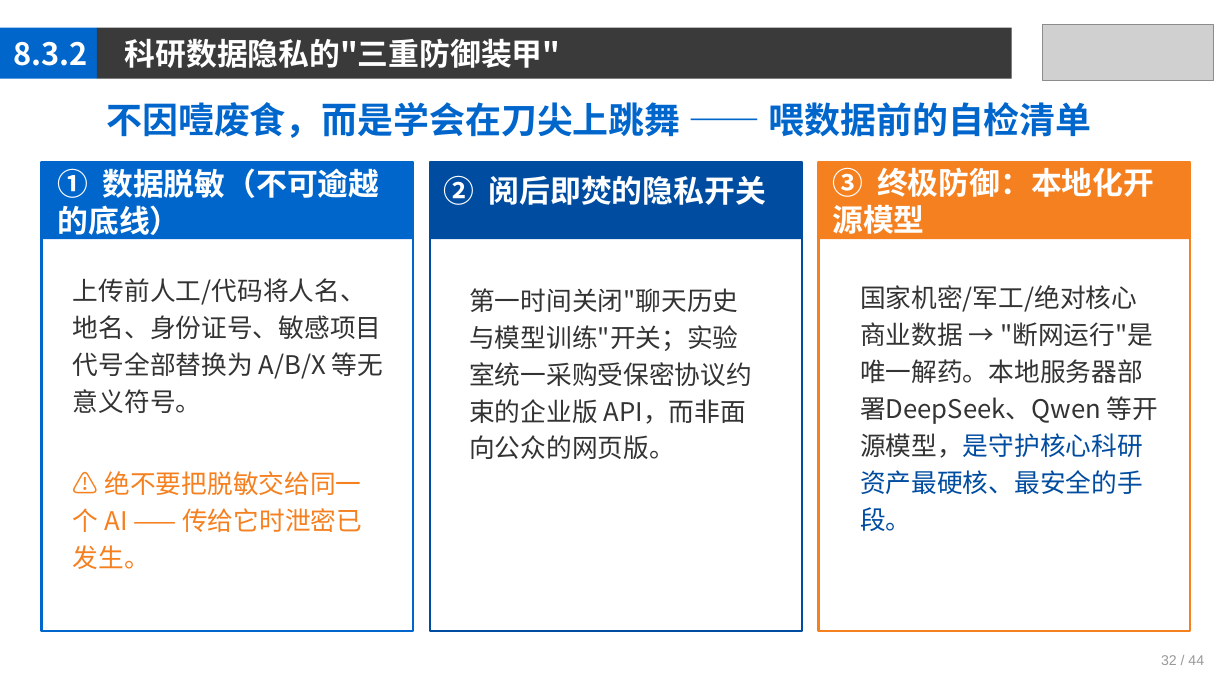
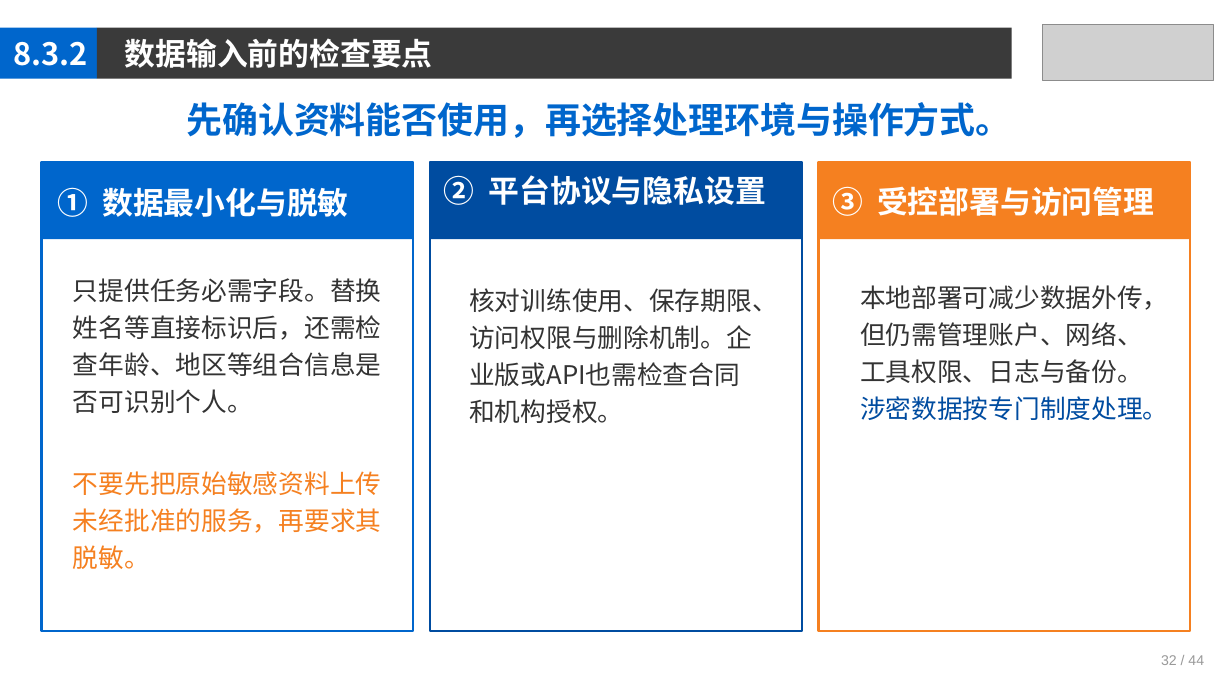
Before and after one commit to jpqiang/AIGC, a slide deck: slide 32 of 课件/第8章.pptx. Drawn at 1232x693 pixels with LibreOffice and Linux fonts; fonts in the diff are those of the drawing; grey boxes stand for pictures. Boxes give left, top, right and bottom in pixels: in the first picture for what was removed or moved away, otherwise in the second. Text is boxed around its words. In the diff, an @@ line names an element or a change of style, - is before the commit and + after.

```diff
--- a/课件/第8章.pptx
+++ b/课件/第8章.pptx
@@ text at (125,38,433,68): text changed @@
-科研数据隐私的"三重防御装甲"
+数据输入前的检查要点
@@ text at (186,102,1011,138): text changed @@
-不因噎废食，而是学会在刀尖上跳舞 —— 喂数据前的自检清单
+先确认资料能否使用，再选择处理环境与操作方式。
@@ text at (444,175,766,205): text changed @@
-② 阅后即焚的隐私开关
+② 平台协议与隐私设置
@@ text at (57,187,348,217): text changed @@
-① 数据脱敏（不可逾越的底线）
+① 数据最小化与脱敏
@@ text at (832,186,1154,216): text changed @@
-③ 终极防御：本地化开源模型
+③ 受控部署与访问管理
@@ text at (73,278,382,569): text changed @@
-上传前人工/代码将人名、地名、身份证号、敏感项目代号全部替换为 A/B/X 等无意义符号。
-⚠ 绝不要把脱敏交给同一个 AI —— 传给它时泄密已发生。
+只提供任务必需字段。替换姓名等直接标识后，还需检查年龄、地区等组合信息是否可识别个人。
+不要先把原始敏感资料上传未经批准的服务，再要求其脱敏。
@@ text at (469,288,778,423): text changed @@
-第一时间关闭"聊天历史与模型训练"开关；实验室统一采购受保密协议约束的企业版 API，而非面向公众的网页版。
+核对训练使用、保存期限、访问权限与删除机制。企业版或API也需检查合同和机构授权。
@@ text at (860,285,1169,420): text changed @@
-国家机密/军工/绝对核心商业数据 → "断网运行"是唯一解药。本地服务器部署DeepSeek、Qwen 等开源模型，是守护核心科研资产最硬核、最安全的手段。
+本地部署可减少数据外传，但仍需管理账户、网络、工具权限、日志与备份。涉密数据按专门制度处理。
```
Also in this commit, not shown: 41 other slides changed, 3 other files.
